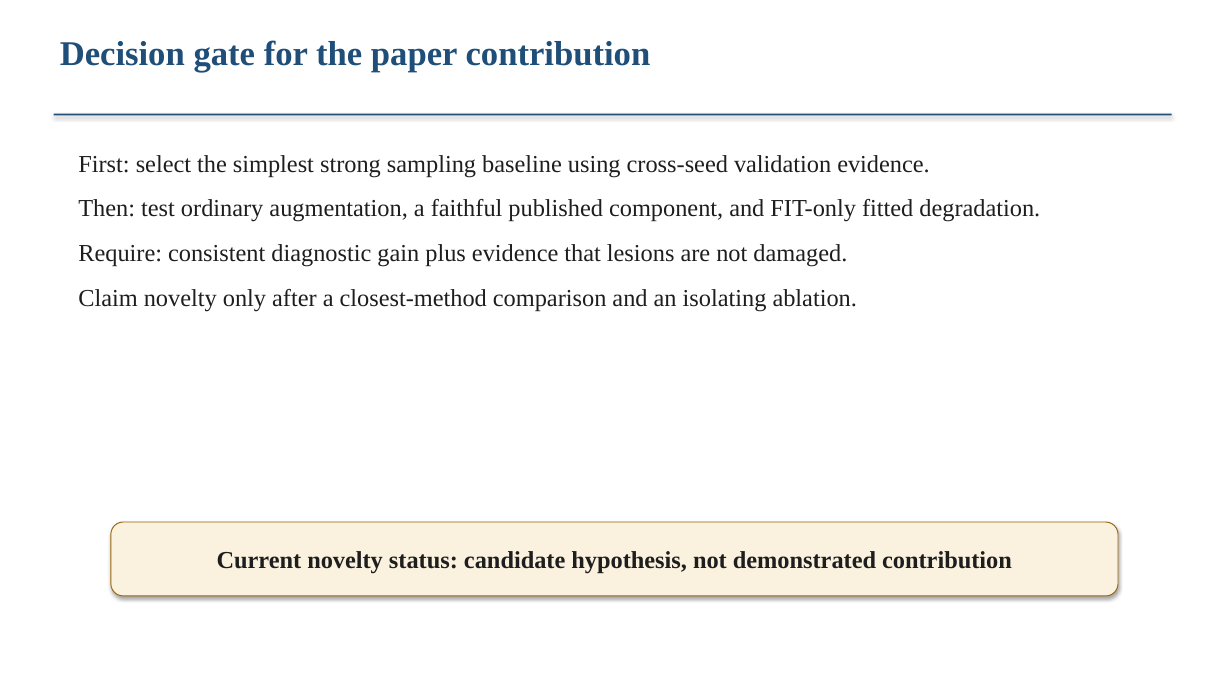
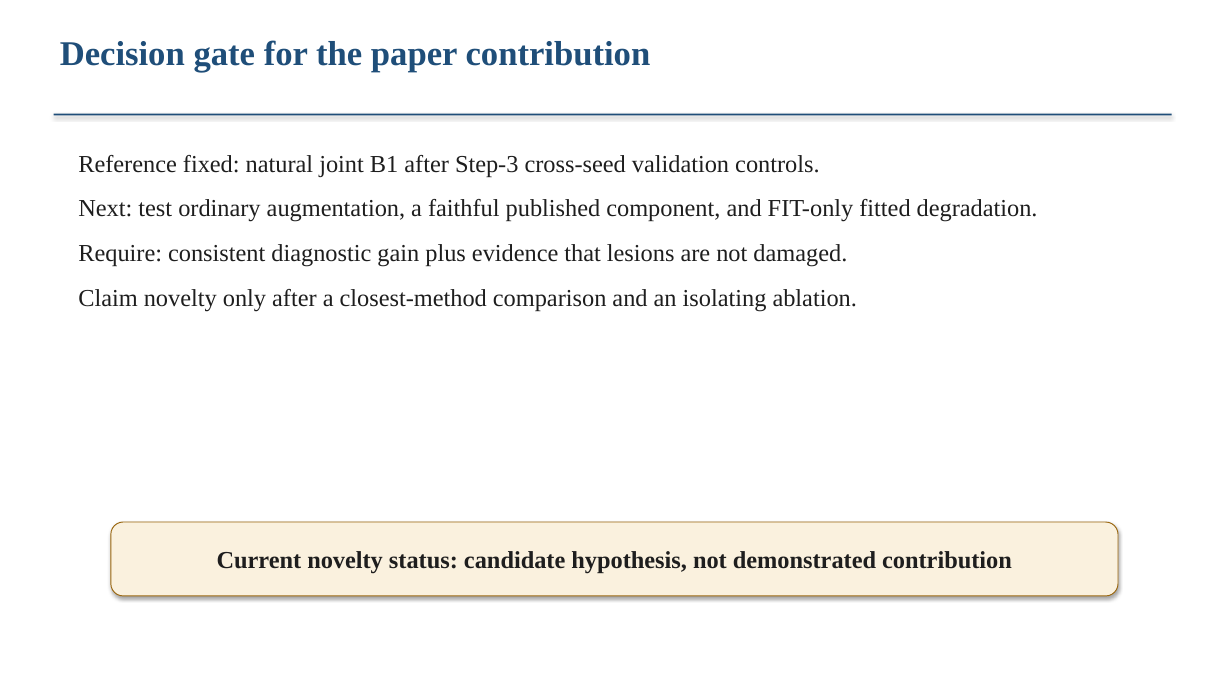
Before and after one commit to Sahith59/brset-convnextv2, a slide deck: slide 8 of research/codex/reports/BRSET_mBRSET_Research_Update.pptx. Drawn at 1232x693 pixels with LibreOffice and Linux fonts; fonts in the diff are those of the drawing. Boxes give left, top, right and bottom in pixels: in the first picture for what was removed or moved away, otherwise in the second. Text is boxed around its words. In the diff, an @@ line names an element or a change of style, - is before the commit and + after.

Commit message:
Close Step 3 sampling controls

```diff
--- a/research/codex/reports/BRSET_mBRSET_Research_Update.pptx
+++ b/research/codex/reports/BRSET_mBRSET_Research_Update.pptx
@@ text at (x1=78, y1=155, x2=1038, y2=222): text changed @@
-First: select the simplest strong sampling baseline using cross-seed validation evidence.
-Then: test ordinary augmentation, a faithful published component, and FIT-only fitted degradation.
+Reference fixed: natural joint B1 after Step-3 cross-seed validation controls.
+Next: test ordinary augmentation, a faithful published component, and FIT-only fitted degradation.
```
Also in this commit, not shown: 2 other slides changed, 12 other files.
